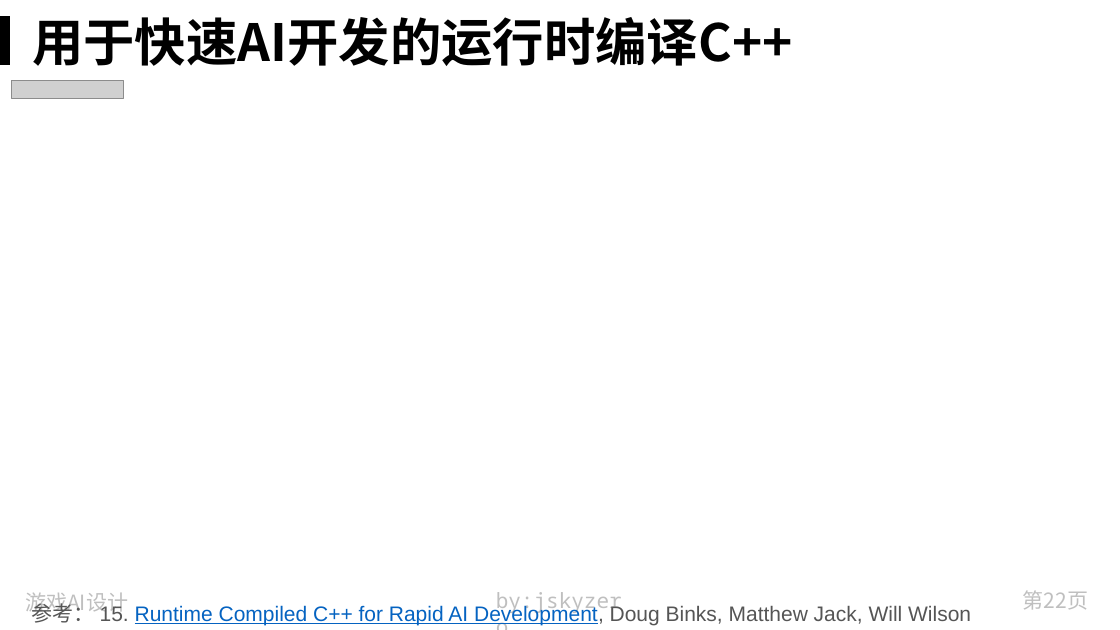
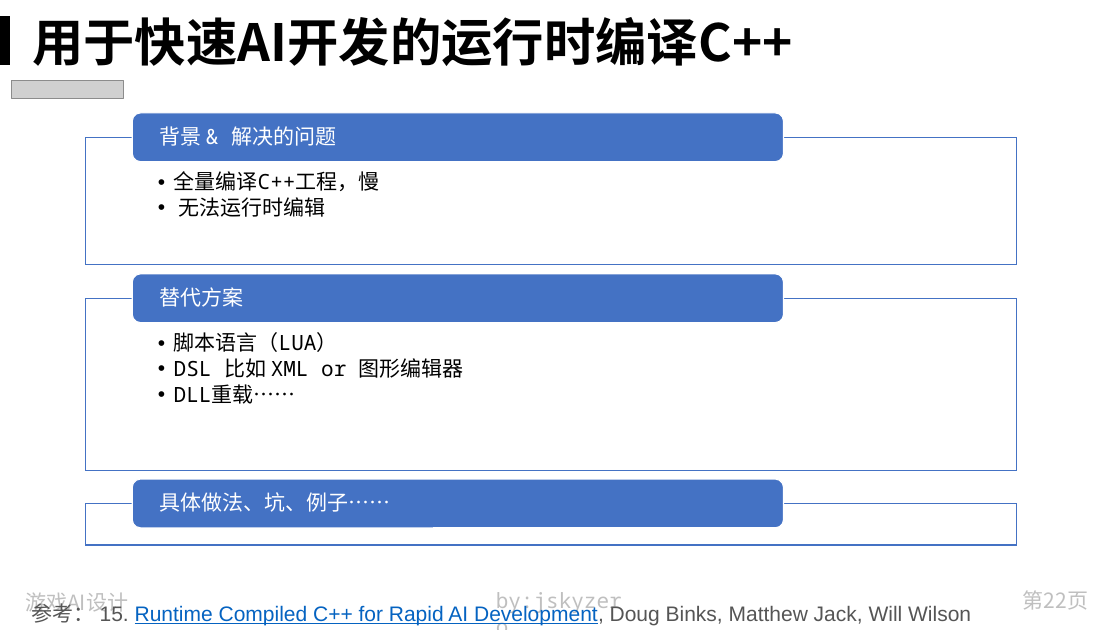
Before and after one commit to jskyzero/design.jskyzero.com, a slide deck: slide 22 of assets/img/skill/GameAIPro/Game AI Pro.pptx. Drawn at 1120x630 pixels with LibreOffice and Linux fonts; fonts in the diff are those of the drawing; grey boxes stand for pictures. Boxes give left, top, right and bottom in pixels: in the first picture for what was removed or moved away, otherwise in the second. Text is boxed around its words. In the diff, an @@ line names an element or a change of style, - is before the commit and + after.

```diff
--- a/assets/img/skill/GameAIPro/Game AI Pro.pptx
+++ b/assets/img/skill/GameAIPro/Game AI Pro.pptx
@@ group added at (86, 113, 1017, 545): 5 texts, 3 rectangles, 3 rounded rectangles @@
+  • 全量编译C++工程，慢
+  • 无法运行时编辑
+背景 & 解决的问题
+  • 脚本语言（LUA）
+  • DSL 比如 XML or 图形编辑器
+  • DLL重载……
+替代方案
+具体做法、坑、例子……
```
Also in this commit, not shown: 3 other slides changed, 7 slides added, 1 slide removed, 16 other files.
